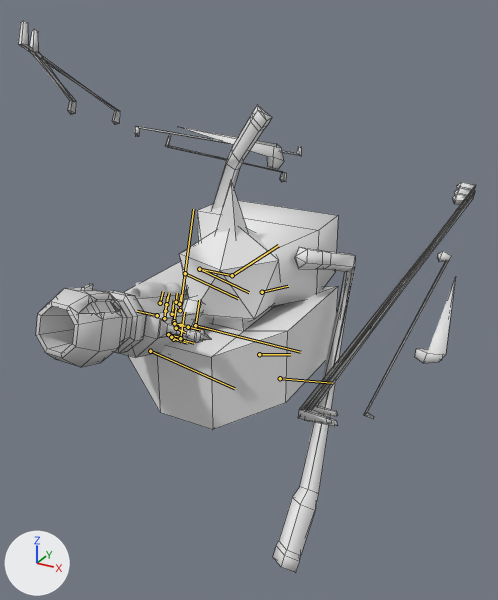
Renders of the FBX model Assets/Models/Pawns/Player/PlayerArms.fbx from each side of a commit.
The view is the same before and after, from a 50 mm camera at (0.0159, -0.0271, 0.0125) aimed at (0.0018, -0.0015, -0.0003). The lights are fixed; the arrows at lower left show +X, +Y and +Z. Both versions are drawn at frame 6 of the action 'Default Take'; the numbers are the values there. The bones that bend it are drawn over the model as lines. Mesh edges are drawn as thin lines on the coarser meshes.

Names of what the first picture shows: 'ArmController', 'Arms', 'HandController', 'Handgun_Gizmo', 'IcoController', 'RocketLauncher_Cube'.
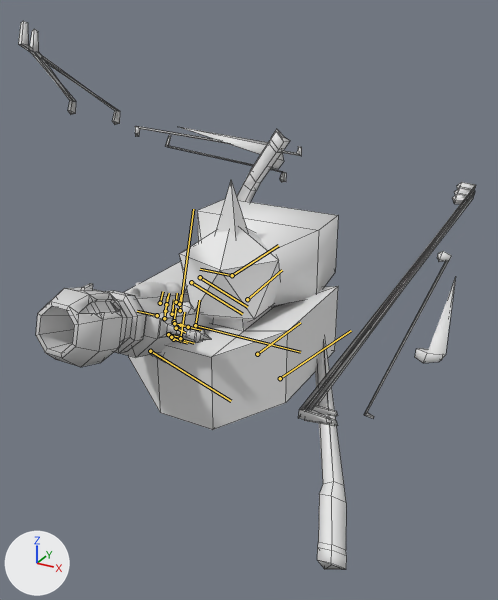
Location of each change, [x1, y1, x2, y2] in pixels of the pictures (498 x 600 px):
'Arms', posed
    before: [18, 21, 476, 573]
    after: [18, 21, 476, 569]
bone 'Arm_R', root to tip
    before: (199, 269) to (249, 292)
    after: (200, 277) to (247, 307)
bone 'ForeArm_R', root to tip
    before: (185, 273) to (238, 298)
    after: (191, 282) to (242, 314)
bone 'Arm_L', root to tip
    before: (262, 292) to (288, 286)
    after: (247, 299) to (282, 270)
bone 'ForeArm_L', root to tip
    before: (259, 354) to (290, 354)
    after: (257, 354) to (300, 322)

The change in detail:
Bone 'Arm_R' (bone_arm_r) moves from (0.0, 0.0, 0.0) to (0.0, 0.046, 0.0).
Bone 'Arm_R' (bone_arm_r) turns from (-39, 35, 30) to (-27, 40, 36) degrees about its own x, y and z.
Bone 'ForeArm_R' (bone_forearm_r) turns from (0, -137, 0) to (0, -144, 0) degrees about its own x, y and z.
Bone 'Hand_R' (bone_hand_r) turns from (24, -40, 14) to (28, -30, 6) degrees about its own x, y and z.
Bone 'Arm_L' (bone_arm_l) moves from (0.045, 0.006, 0.123) to (-0.062, -0.076, 0.067).
Bone 'Arm_L' (bone_arm_l) turns from (37, -27, -77) to (10, -37, -50) degrees about its own x, y and z.
Bone 'ForeArm_L' (bone_forearm_l) turns from (0, -110, 0) to (0, -108, 0) degrees about its own x, y and z.
Bone 'Hand_L' (bone_hand_l) turns from (92, 21, 45) to (66, 37, 28) degrees about its own x, y and z.
